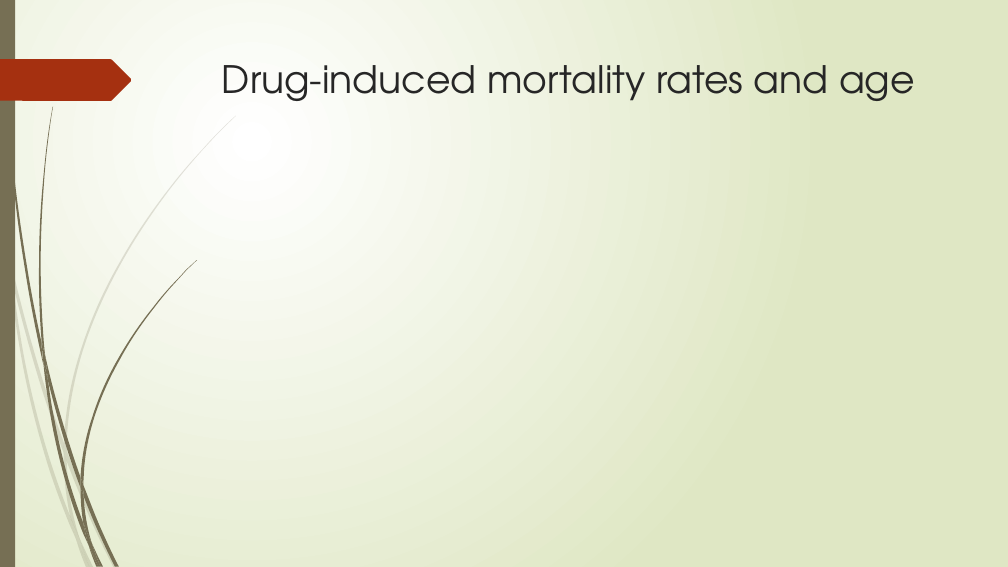
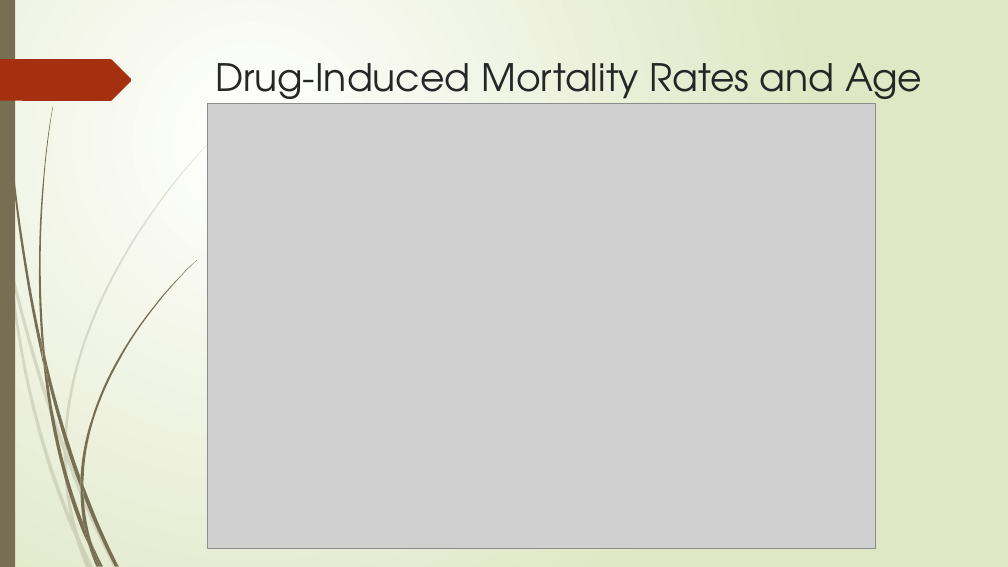
Before and after one commit to yayunl/DataViz-Project1, a slide deck: slide 5 of Drug Mortality and Socio-Economic conditions in Connecticut.pptx (slide 4 before the commit). Drawn at 1008x567 pixels with LibreOffice and Linux fonts; fonts in the diff are those of the drawing; grey boxes stand for pictures. Boxes give left, top, right and bottom in pixels: in the first picture for what was removed or moved away, otherwise in the second. Text is boxed around its words. In the diff, an @@ line names an element or a change of style, - is before the commit and + after.

Commit message:
Added Age Group and By drug data

```diff
--- a/Drug Mortality and Socio-Economic conditions in Connecticut.pptx
+++ b/Drug Mortality and Socio-Economic conditions in Connecticut.pptx
@@ title at [215, 63, 922, 109]: text changed @@
-Drug-induced mortality rates and age
+Drug-Induced Mortality Rates and Age
@@ picture added at [207, 103, 876, 548] @@
```
Also in this commit, not shown: 2 other slides changed, 1 slide added, 2 other files.
